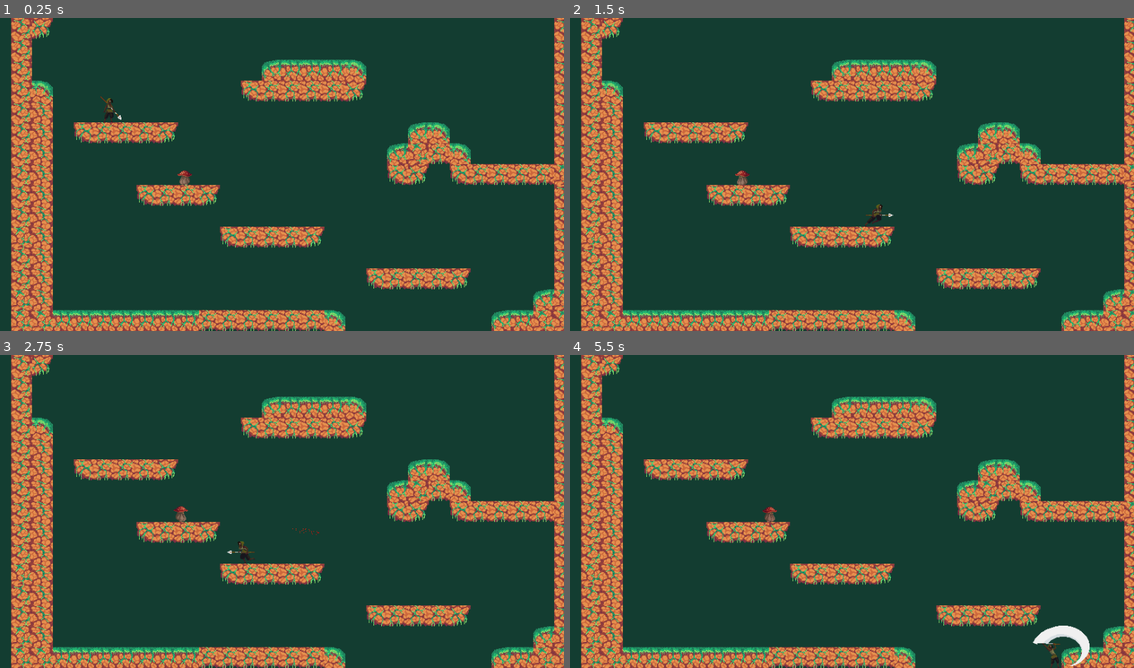
Above: before the commit, frames 1-4 (two rows, left to right).
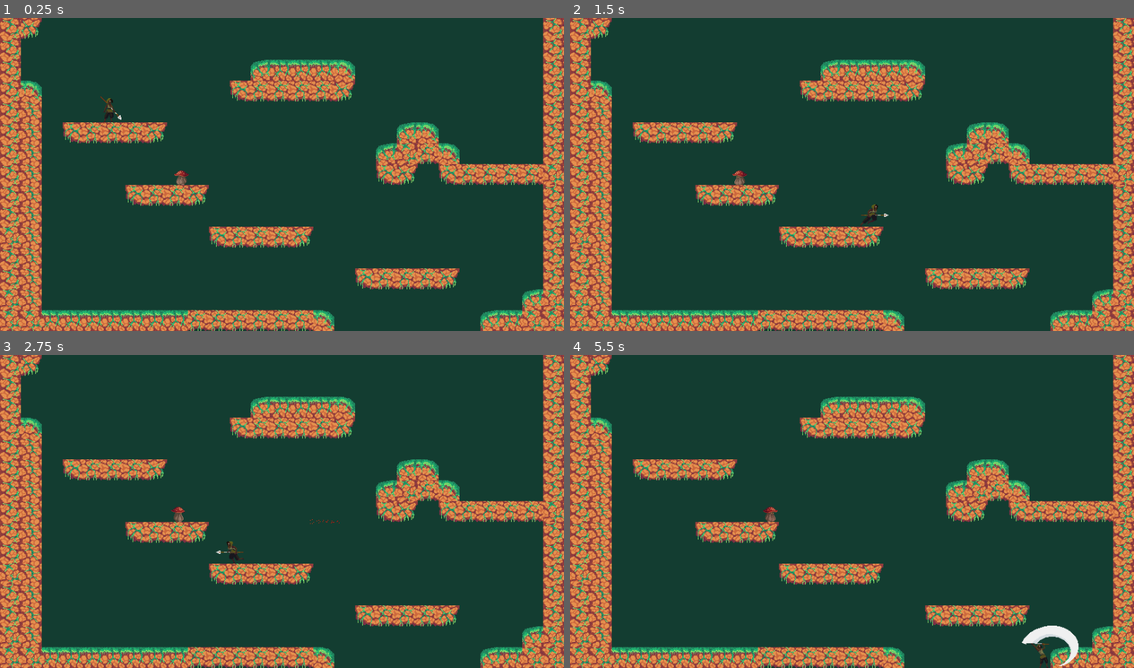
Above: after the commit, the same moments.

Repository: lemilonkh/GameOff23
Game: Godot game, scene res://scenes/main.tscn
Same seed, same stepped clock (60 frames per second), same inputs: the game is played once before the commit and once after it.
Inputs:
- Up to frame 1 (0.25 s): no input
- Up to frame 2 (1.5 s): tap Enter at 0.5 s; hold K (attack) 0.53-1.28 s; hold Right (move_right) from 0.53 s (still down); tap Space (jump) at 0.77 s; tap J (glide) at 1.35 s
- Up to frame 3 (2.75 s): tap Space (jump) at 1.52 s; release Right (move_right) at 2.03 s; hold Left (move_left) from 2.03 s (still down); hold Shift from 2.03 s (still down)
- Up to frame 4 (5.5 s): release Left (move_left) at 2.78 s; release Shift at 2.78 s; hold Right (move_right) 2.78-4.28 s; tap K (attack) at 2.85 s; tap Space (jump) at 3.02, 3.77, 4.52 s; hold J (glide) 3.53-4.28 s; hold Left (move_left) 4.28-5.03 s; tap Shift at 4.35 s; hold Right (move_right) from 5.03 s (still down); hold K (attack) from 5.03 s (still down)

The runs differ from the first frame. In frame 1, 24% of the frame differs, in the area x 0-100%, y 0-100%; in frame 2, 24%; in frame 3, 24%; in frame 4, 24%.

Commit message:
Fix tilemap being offset a bit

Diff:
--- a/scenes/game.tscn
+++ b/scenes/game.tscn
@@ -156,7 +156,6 @@
 metadata/_edit_horizontal_guides_ = [240.0]
 
 [node name="TileMap" type="TileMap" parent="."]
-position = Vector2(17, 0)
 tile_set = SubResource("TileSet_uq75h")
 format = 2
 layer_0/tile_data = PackedInt32Array(524294, 65536, 2, 524295, 131072, 2, 524296, 131072, 2, 524297, 196608, 2, 327683, …(3050 unchanged characters)…
